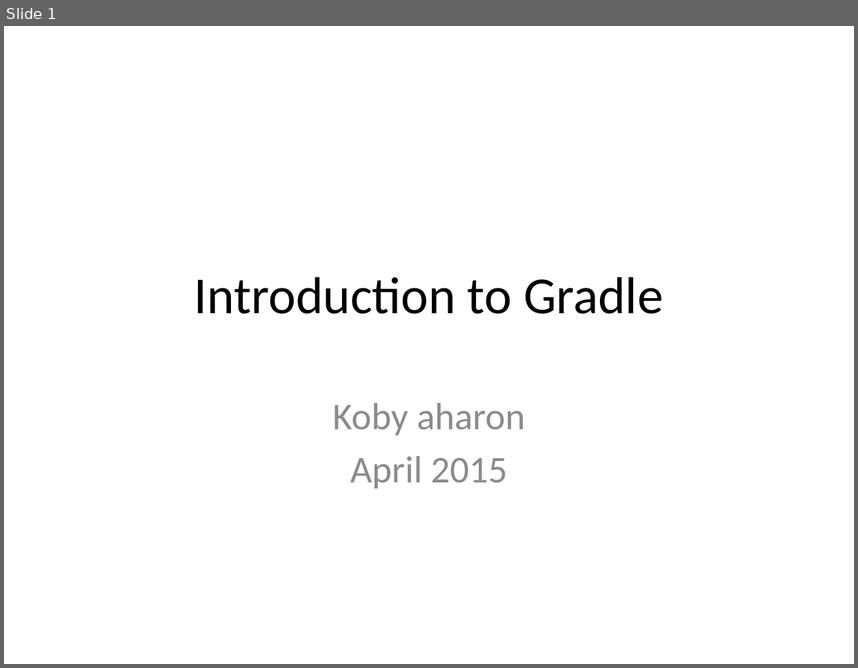
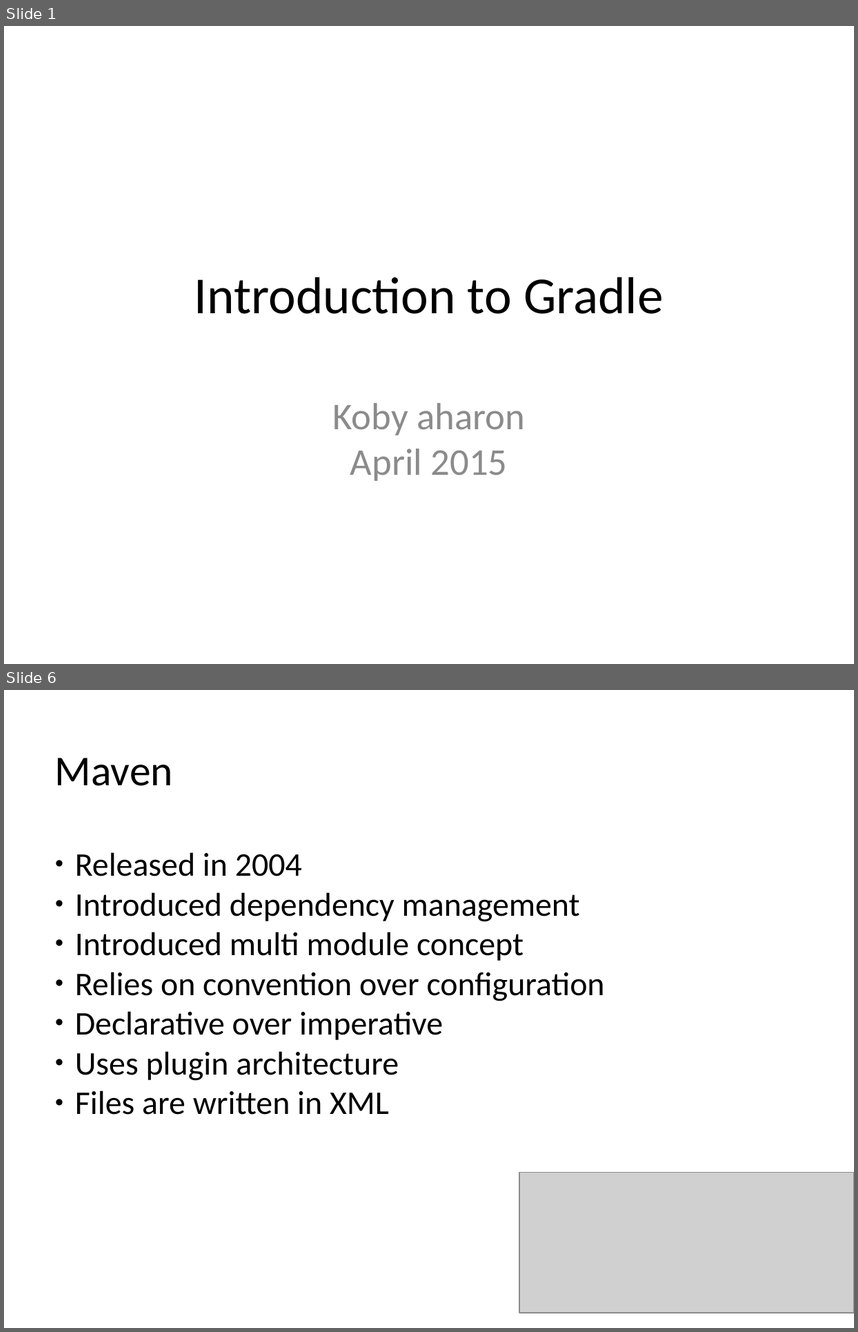
Before and after one commit to kob-aha/gradle-presentation-old, a slide deck: presentation/Introduction to Gradle.pptx. Shown one above the other, each under a label of ours: slide 1 before the commit, slides 1 and 6 after it; the slides between them are not shown. The pictures are 858x668 and 858x1332 pixels, drawn with LibreOffice and Linux fonts; fonts in the diff are those of the drawing; grey boxes stand for pictures. Boxes give left, top, right and bottom in pixels: in the first picture for what was removed or moved away, otherwise in the second. Text is boxed around its words. In the diff, an @@ line names an element or a change of style, - is before the commit and + after.

```diff
--- a/presentation/Introduction to Gradle.pptx
+++ b/presentation/Introduction to Gradle.pptx
@@ slide 6 added at (4,690,854,1328), background #FFFFFF @@
@@ text added at (55,758,173,786), 36 pt, text #000000 @@
+Maven
@@ text added at (75,852,605,1114), 28 pt, text #000000 @@
+● Released in 2004
+● Introduced dependency management
+● Introduced multi module concept
+● Relies on convention over configuration
+● Declarative over imperative
+● Uses plugin architecture
+● Files are written in XML
@@ picture added at (519,1172,854,1312) @@
@@ slide 1 changed as well @@
@@ text "Koby aharon" at (332,403,525,481): text colour #8C8C8C to #8B8B8B; less space between paragraphs @@
```
Also in this commit, not shown: 9 other slides added, 1 slide removed, 11 other files.
